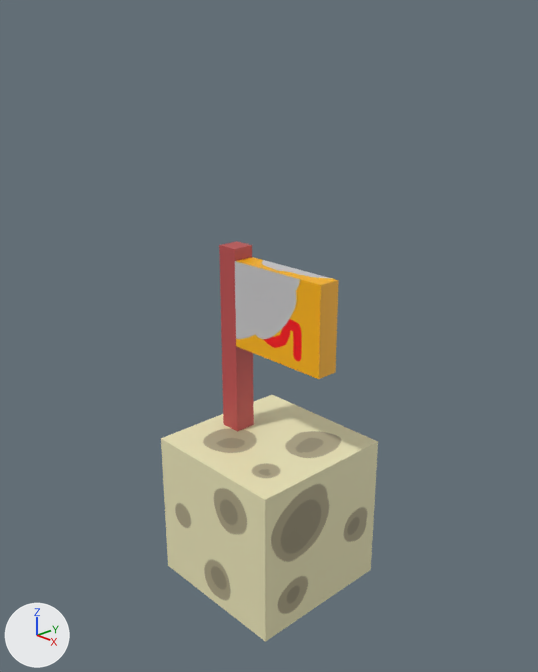
The Blender file project/GameResources/Models/GoalObj/GoalObj.blend as it was, and as the next commit left it.
One viewpoint serves both versions: a 50 mm lens placed at (3.15, -2.96, 2.82), pointed at (0.0, 0.0, 1.22). Every picture has the same lights, and +X, +Y and +Z are marked at lower left.

Objects in the first picture: 'Cube.001', '立方体'.
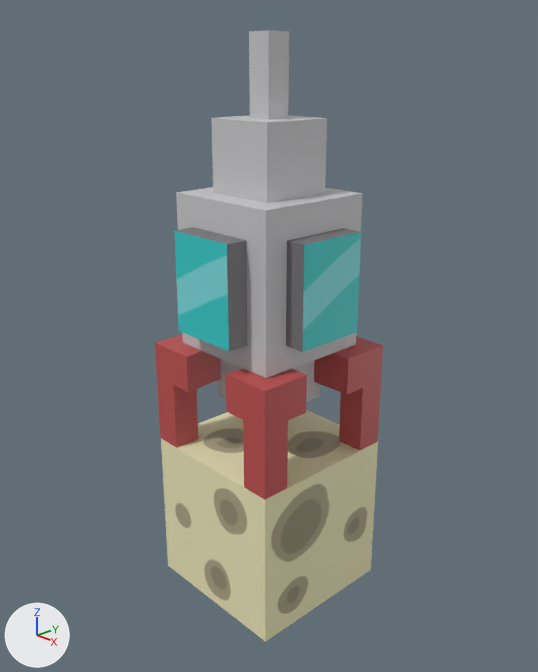
Changed parts and their boxes [x1, y1, x2, y2] in the pictures (538 x 672 px):
'立方体.001', added: after [155, 30, 383, 499]
'立方体', hidden: before [219, 241, 339, 432]

The change, as a list of edits to the scene's bpy script:
```text
Add mat_マテリアル_001:
    mat_マテリアル_001 = principled_material('マテリアル.001')
    mat_マテリアル_001.texture = img_goalobj
Add me_立方体_001:
    me_立方体_001.from_pydata(...)  # 300 vertices, 580 faces; spans x -1.37..1.34, y -1.36..1.33, z -2.78..3.72
    me_立方体_001.materials.append(mat_マテリアル_001)  # picture img_goalobj
Change ob_立方体:
    add ob_立方体.hide_set(True)
Add ob_立方体_001:
    ob_立方体_001 = bpy.data.objects.new('立方体.001', me_立方体_001)
    ob_立方体_001.location = (0.0, 0.0, 1.551)
    ob_立方体_001.scale = (0.38, 0.38, 0.38)
```
